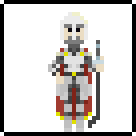
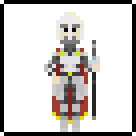
Two versions of the same layered image (w=136, h=136). Layer-by-layer changes:
renamed "Layer 1" to "Knight _Standing", painted on it over box(44, 12, 104, 132)
